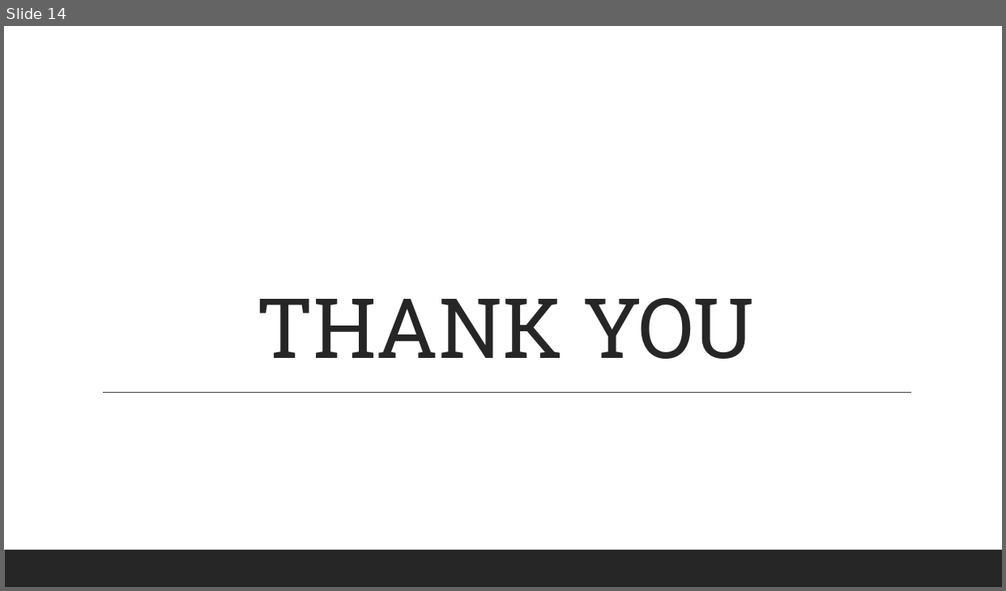
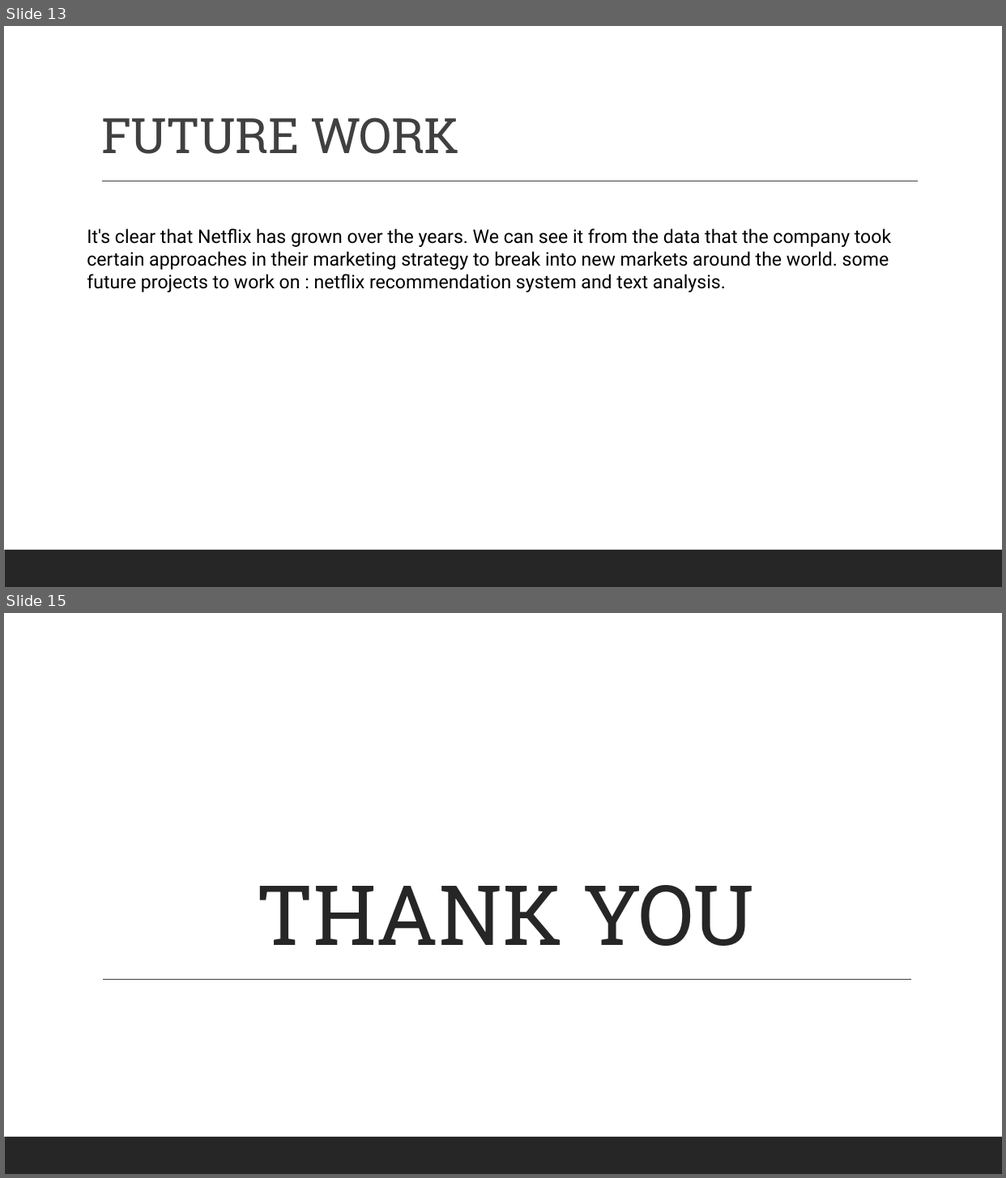
Before and after one commit to K-L-U-H/Netflix_Data_Analysis, a slide deck: presentations/NETFLIX DATA ANALYSIS WITH PYTHON_R4(final one).pptx. Shown one above the other, each under a label of ours: slide 14 before the commit, slides 13 and 15 after it; the slides between them are not shown. The pictures are 1006x591 and 1006x1178 pixels, drawn with LibreOffice and Linux fonts; fonts in the diff are those of the drawing. Boxes give left, top, right and bottom in pixels: in the first picture for what was removed or moved away, otherwise in the second. Text is boxed around its words. In the diff, an @@ line names an element or a change of style, - is before the commit and + after.

```diff
--- a/presentations/NETFLIX DATA ANALYSIS WITH PYTHON_R4(final one).pptx
+++ b/presentations/NETFLIX DATA ANALYSIS WITH PYTHON_R4(final one).pptx
@@ slide 13 added at (4, 26, 1002, 587), background #FFFFFF; not listed: 1 template element that a slide beside it also shows @@
@@ title added at (101, 118, 459, 154), 47 pt, text #404040 @@
+FUTURE WORK
@@ line added from (102, 182) to (918, 182), #404040 1 pt @@
@@ text added at (87, 228, 891, 292), 18 pt, text #000000 @@
+It's clear that Netflix has grown over the years. We can see it from the data that the company took certain approaches in their marketing strategy to break into new markets around the world. some future projects to work on : netflix recommendation system and text analysis.
@@ what was slide 14 is now slide 15 @@
```
Also in this commit, not shown: 4 slides changed, 3 other slides added, 3 slides removed.
